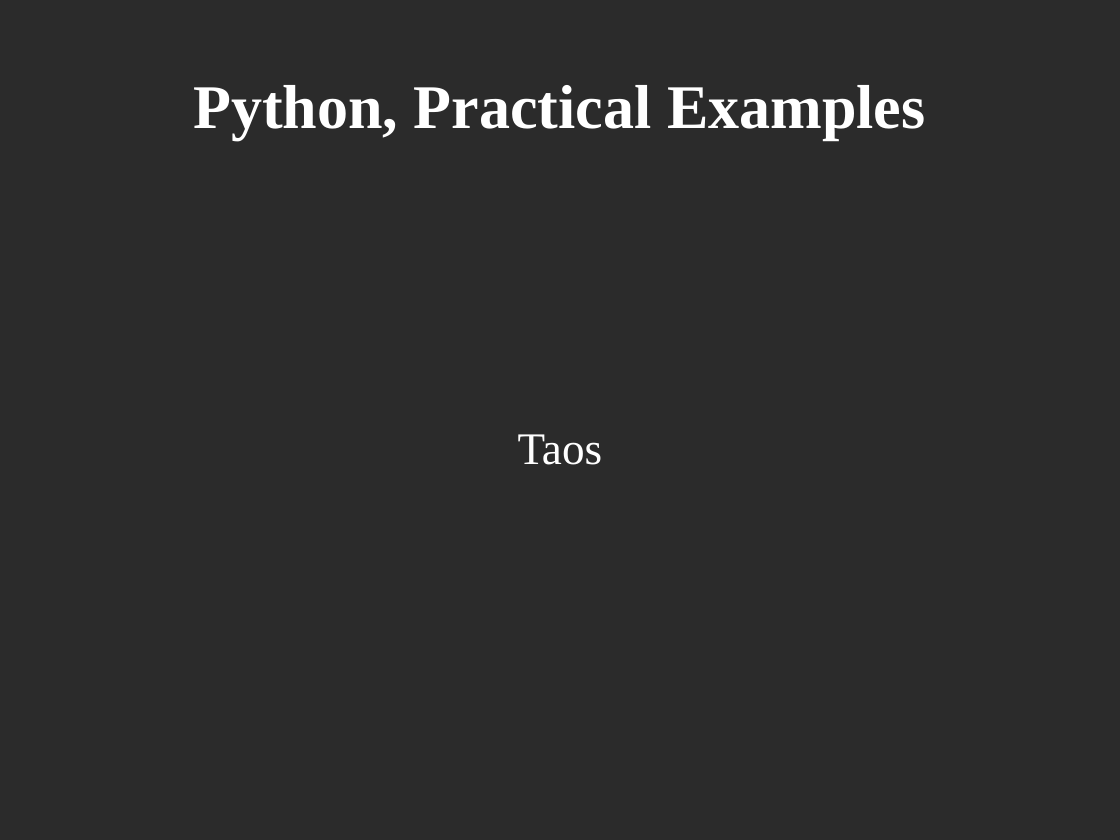
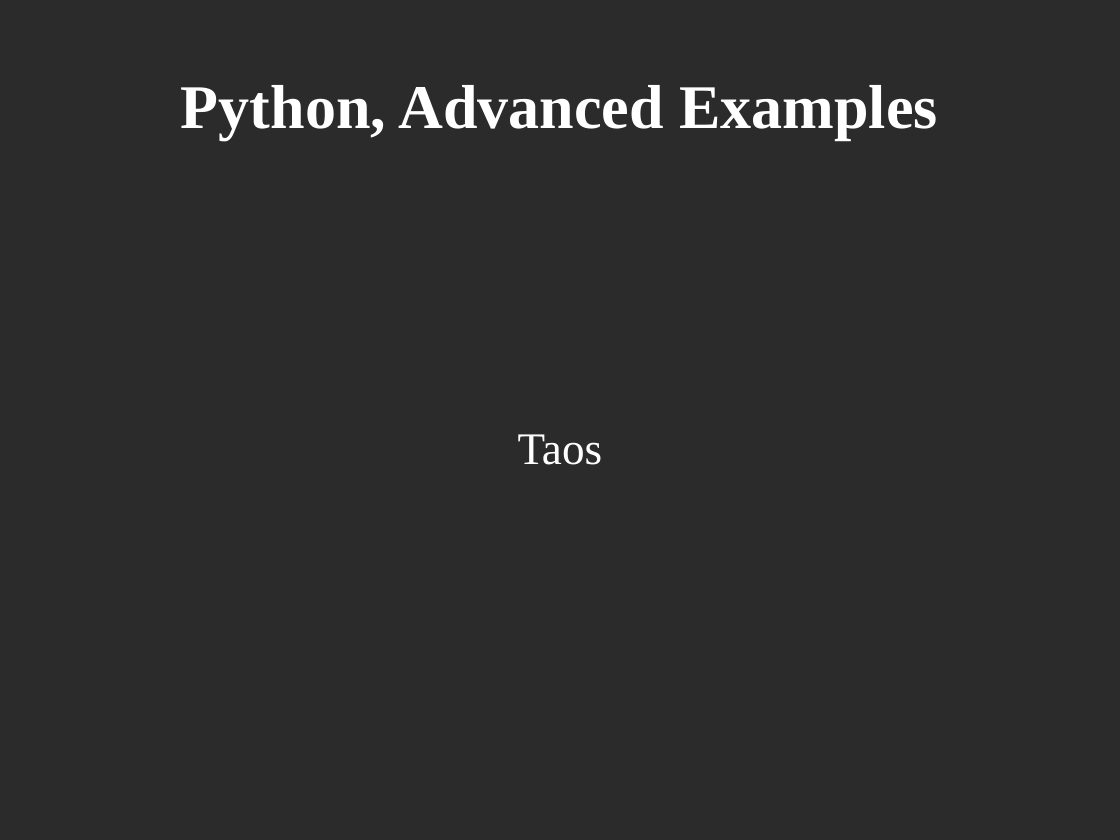
Before and after one commit to dsklopp/python_class, a slide deck: slide 1 of python_day_2.odp. Drawn at 1120x840 pixels with LibreOffice and Linux fonts; fonts in the diff are those of the drawing; background and template pictures are left out; a plain dark background stands for a picture behind light text. Boxes give left, top, right and bottom in pixels: in the first picture for what was removed or moved away, otherwise in the second. Text is boxed around its words. In the diff, an @@ line names an element or a change of style, - is before the commit and + after.

Commit message:
Updated day 2 slides

```diff
--- a/python_day_2.odp
+++ b/python_day_2.odp
@@ title at box(181, 85, 937, 140): text changed @@
-Python, Practical Examples
+Python, Advanced Examples
```
Also in this commit, not shown: 3 slides added.
